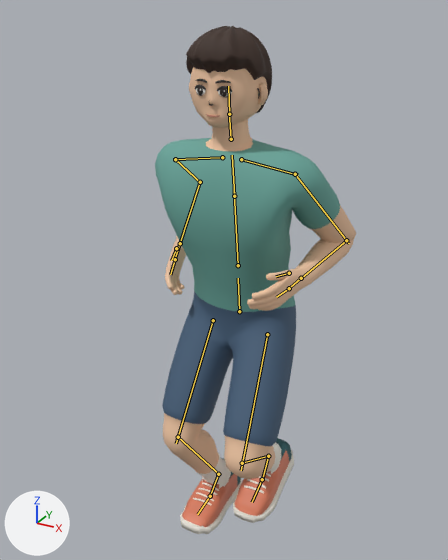
The glTF model 籃球遊戲/public/models/athlete_game.glb: old version first, new version second.
Both versions are drawn from a 50 mm lens placed at (0.777, -1.54, 1.629), pointed at (-0.02, -0.09, 0.904). The axes (+X, +Y, +Z) are drawn at lower left. The lights are the same throughout. The first picture is the older version. Both versions are drawn at frame 4 of the action 'Jog'; the numbers are the values there. The bones that bend it are drawn over the model as lines.

The first picture shows 'Athlete'.
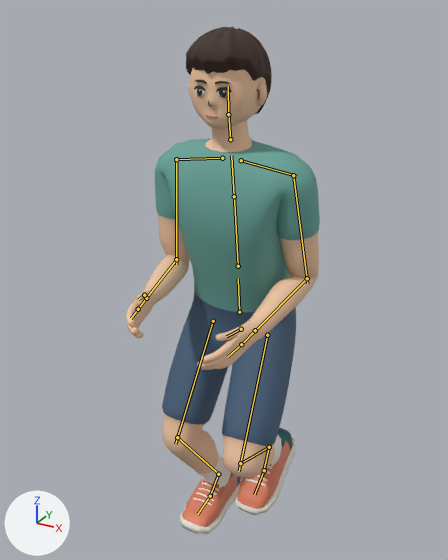
Boxes [x1, y1, x2, y2] around the edits, measured in the pictures (448 x 560 px):
'Athlete', posed: before [155, 26, 356, 534]; after [126, 26, 320, 534]
bone 'spine', root to tip: before (238, 265) to (234, 192); after (238, 266) to (234, 192)
bone 'upper_arm.L', root to tip: before (295, 174) to (349, 243); after (293, 175) to (307, 283)
bone 'forearm.L', root to tip: before (346, 240) to (298, 280); after (307, 278) to (252, 334)
bone 'hand.L', root to tip: before (301, 278) to (290, 287); after (255, 330) to (242, 343)
bone 'upper_arm.R', root to tip: before (175, 159) to (201, 183); after (176, 159) to (176, 264)
bone 'forearm.R', root to tip: before (200, 182) to (178, 247); after (176, 259) to (144, 300)
bone 'hand.R', root to tip: before (180, 243) to (175, 258); after (146, 298) to (139, 308)
bone 'thigh.L', root to tip: before (267, 334) to (241, 470); after (267, 335) to (239, 471)
bone 'shin.L', root to tip: before (242, 463) to (270, 455); after (240, 463) to (270, 446)
bone 'foot.L', root to tip: before (268, 456) to (262, 481); after (269, 447) to (263, 471)

Diff of the bpy script that builds the scene:
```diff
--- a/籃球遊戲/public/models/athlete_game.glb.py
+++ b/籃球遊戲/public/models/athlete_game.glb.py
@@ bone_spine @@
 bone_spine = bpy.data.objects['AthleteRig'].pose.bones['spine']  # child of 'hips'
-bone_spine.rotation_quaternion = (1.0, 0.02, 0.01, -0.001)  # degrees (2, 1, 0)
+bone_spine.rotation_quaternion = (1.0, 0.02, -0.008, 0.001)  # degrees (2, -1, 0)
@@ bone_upper_arm_l @@
 bone_upper_arm_l = bpy.data.objects['AthleteRig'].pose.bones['upper_arm.L']  # child of 'shoulder.L'
-bone_upper_arm_l.rotation_quaternion = (0.81, -0.476, -0.052, 0.34)  # degrees (-56, 14, 38)
+bone_upper_arm_l.rotation_quaternion = (0.737, -0.668, -0.057, 0.09)  # degrees (-84, 2, 12)
@@ bone_forearm_l @@
 bone_forearm_l = bpy.data.objects['AthleteRig'].pose.bones['forearm.L']  # child of 'upper_arm.L'
-bone_forearm_l.rotation_quaternion = (0.427, -0.135, 0.272, -0.852)  # degrees (-35, 0, -127)
+bone_forearm_l.rotation_quaternion = (0.681, 0.011, 0.346, -0.646)  # degrees (-30, 29, -95)
@@ bone_hand_l @@
 bone_hand_l = bpy.data.objects['AthleteRig'].pose.bones['hand.L']  # child of 'forearm.L'
-bone_hand_l.rotation_quaternion = (0.938, -0.008, -0.346, -0.022)  # degrees (0, -41, -3)
+bone_hand_l.rotation_quaternion = (0.949, -0.007, -0.313, -0.022)  # degrees (0, -37, -3)
@@ bone_upper_arm_r @@
 bone_upper_arm_r = bpy.data.objects['AthleteRig'].pose.bones['upper_arm.R']  # child of 'shoulder.R'
-bone_upper_arm_r.rotation_quaternion = (0.797, -0.309, 0.057, -0.515)  # degrees (-35, -13, -62)
+bone_upper_arm_r.rotation_quaternion = (0.727, -0.684, 0.045, 0.025)  # degrees (-87, 6, -2)
@@ bone_forearm_r @@
 bone_forearm_r = bpy.data.objects['AthleteRig'].pose.bones['forearm.R']  # child of 'upper_arm.R'
-bone_forearm_r.rotation_quaternion = (0.445, -0.389, -0.326, 0.738)  # degrees (-60, 17, 108)
+bone_forearm_r.rotation_quaternion = (0.661, 0.113, -0.341, 0.659)  # degrees (-22, -37, 97)
@@ bone_hand_r @@
 bone_hand_r = bpy.data.objects['AthleteRig'].pose.bones['hand.R']  # child of 'forearm.R'
-bone_hand_r.rotation_quaternion = (0.973, -0.005, 0.228, 0.023)  # degrees (0, 26, 3)
+bone_hand_r.rotation_quaternion = (0.931, -0.009, 0.363, 0.022)  # degrees (0, 43, 3)
@@ bone_thigh_l @@
 bone_thigh_l = bpy.data.objects['AthleteRig'].pose.bones['thigh.L']  # child of 'hips'
-bone_thigh_l.rotation_quaternion = (-0.942, 0.332, 0.002, 0.044)  # degrees (-39, -2, -5)
+bone_thigh_l.rotation_quaternion = (-0.933, 0.357, 0.003, 0.049)  # degrees (-42, -2, -5)
@@ bone_shin_l @@
 bone_shin_l = bpy.data.objects['AthleteRig'].pose.bones['shin.L']  # child of 'thigh.L'
-bone_shin_l.rotation_quaternion = (0.725, 0.682, -0.008, 0.099)  # degrees (86, -8, 8)
+bone_shin_l.rotation_quaternion = (0.674, 0.731, -0.009, 0.107)  # degrees (94, -10, 8)
@@ bone_foot_l @@
 bone_foot_l = bpy.data.objects['AthleteRig'].pose.bones['foot.L']  # child of 'shin.L'
-bone_foot_l.rotation_quaternion = (0.952, -0.299, 0.05, -0.047)  # degrees (-35, 4, -7)
+bone_foot_l.rotation_quaternion = (0.96, -0.269, 0.05, -0.054)  # degrees (-32, 4, -8)
```
